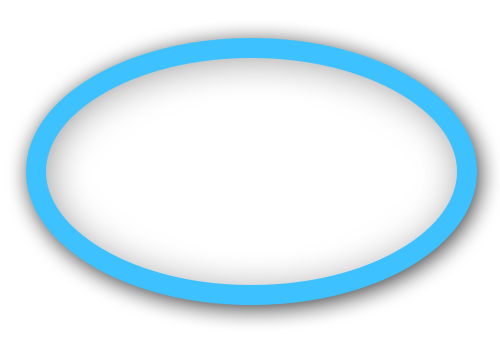
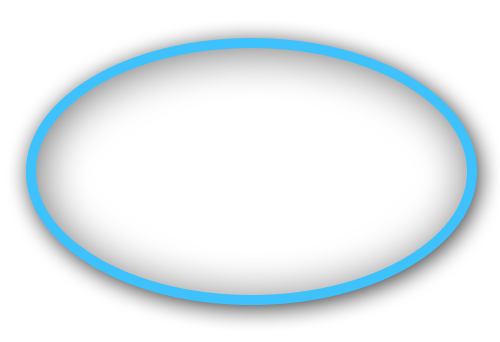
Layers edited between the first and the second 500 x 342 image:
painted on "Ellipse 1" over [36, 48, 467, 295]
